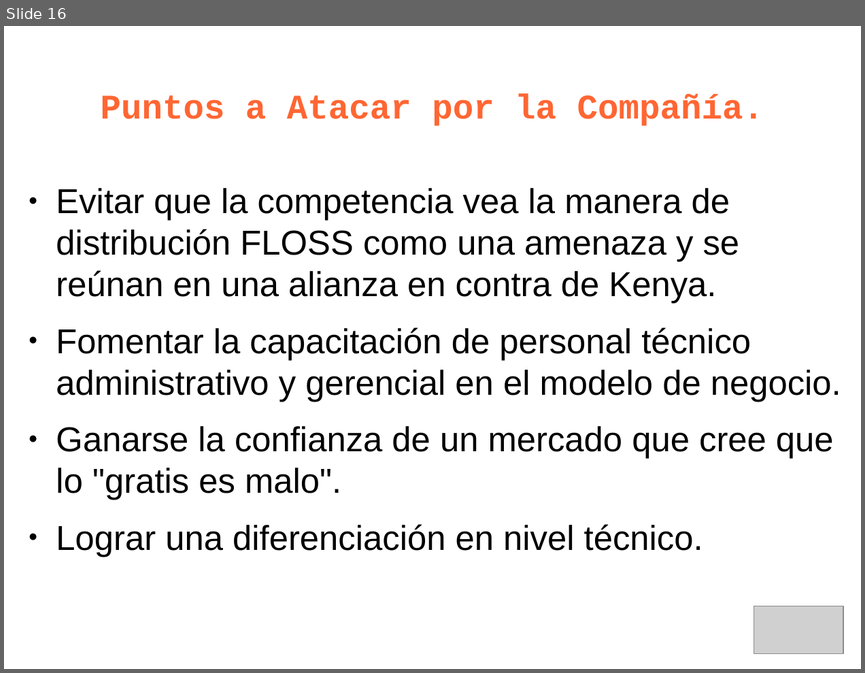
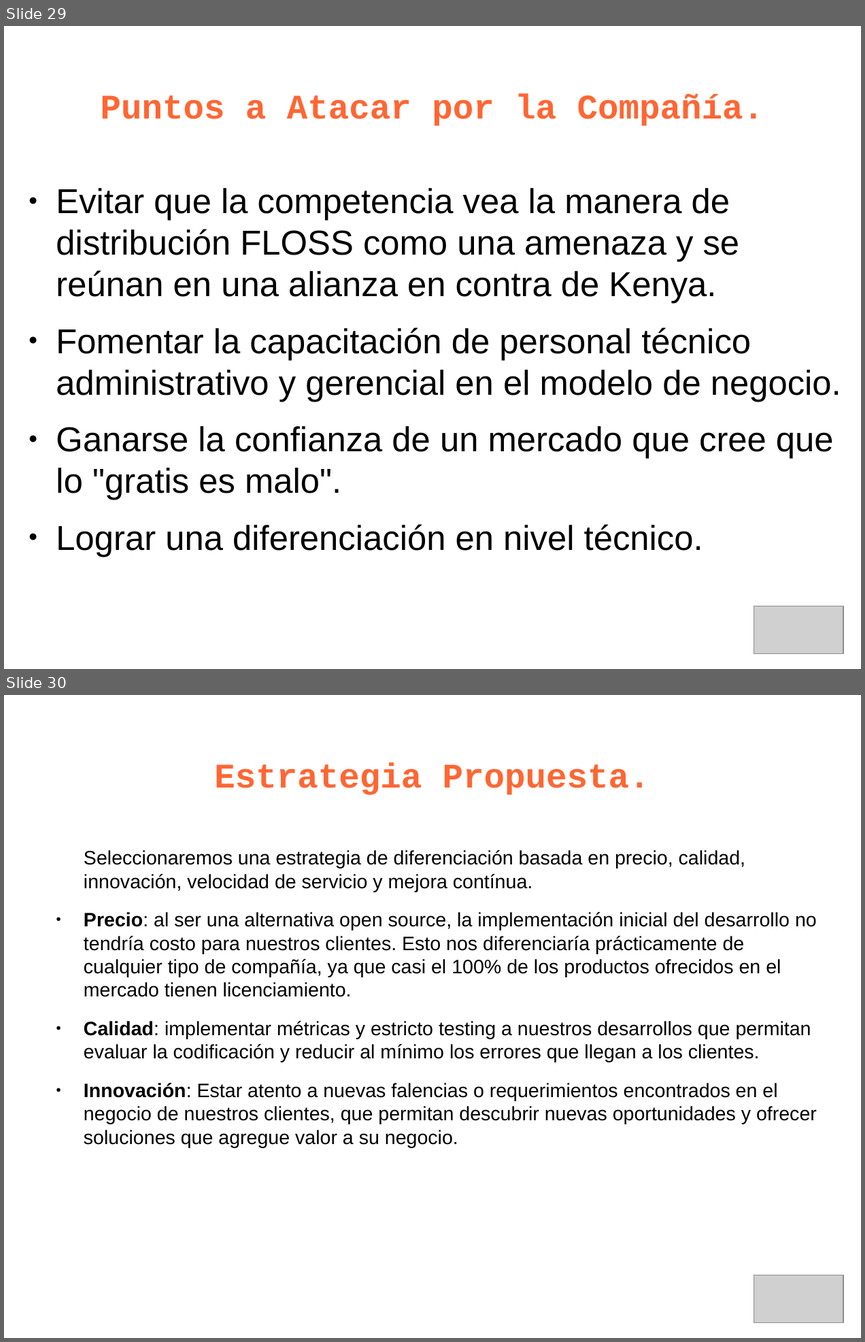
Before and after one commit to leliel12/jbc-utn, a slide deck: 5to/ger_est/kenya_p.odp. Shown one above the other, each under a label of ours: slide 16 before the commit, slides 29 and 30 after it. The pictures are 865x673 and 865x1342 pixels, drawn with LibreOffice and Linux fonts; fonts in the diff are those of the drawing; grey boxes stand for pictures. Boxes give left, top, right and bottom in pixels: in the first picture for what was removed or moved away, otherwise in the second. Text is boxed around its words. In the diff, an @@ line names an element or a change of style, - is before the commit and + after.

```diff
--- a/5to/ger_est/kenya_p.odp
+++ b/5to/ger_est/kenya_p.odp
@@ slide 30 added at (4, 695, 861, 1338), background #FFFFFF @@
@@ title added at (214, 763, 650, 795), 32 pt, text #FF6633, bold @@
+Estrategia Propuesta.
@@ text added at (84, 850, 817, 1147), 18 pt, text #000000 @@
+Seleccionaremos una estrategia de diferenciación basada en precio, calidad, innovación, velocidad de servicio y mejora contínua.
+● Precio: al ser una alternativa open source, la implementación inicial del desarrollo no tendría costo para nuestros clientes. Esto nos diferenciaría prácticamente de cualquier tipo de compañía, ya que casi el 100% de los productos ofrecidos en el mercado tienen licenciamiento.
+● Calidad: implementar métricas y estricto testing a nuestros desarrollos que permitan evaluar la codificación y reducir al mínimo los errores que llegan a los clientes.
+● Innovación: Estar atento a nuevas falencias o requerimientos encontrados en el negocio de nuestros clientes, que permitan descubrir nuevas oportunidades y ofrecer soluciones que agregue valor a su negocio.
@@ picture added at (754, 1275, 844, 1323) @@
@@ what was slide 16 is now slide 29 @@
```
Also in this commit, not shown: 2 slides changed, 16 other slides added, 1 slide removed, 1 other file.
